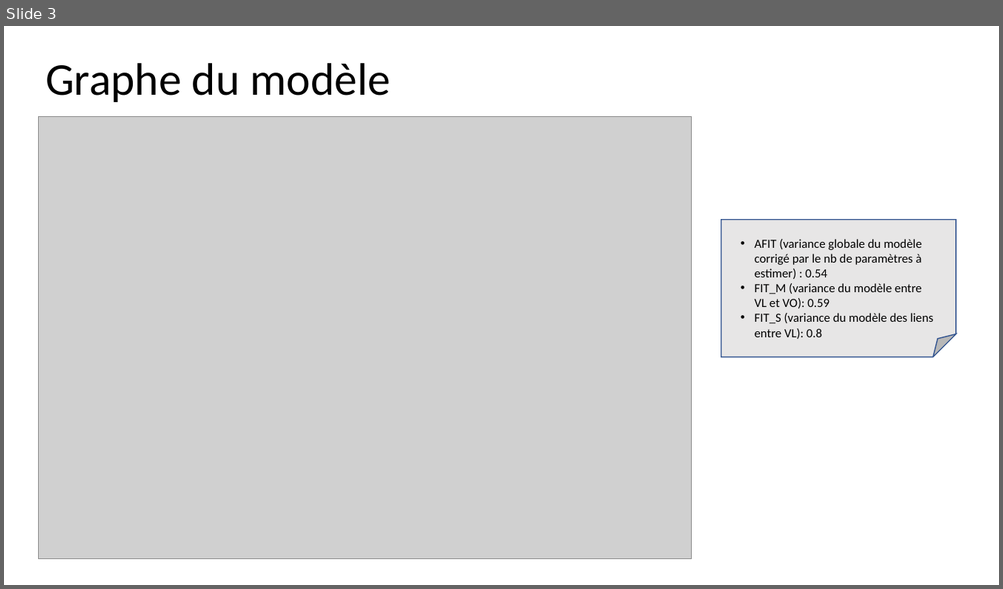
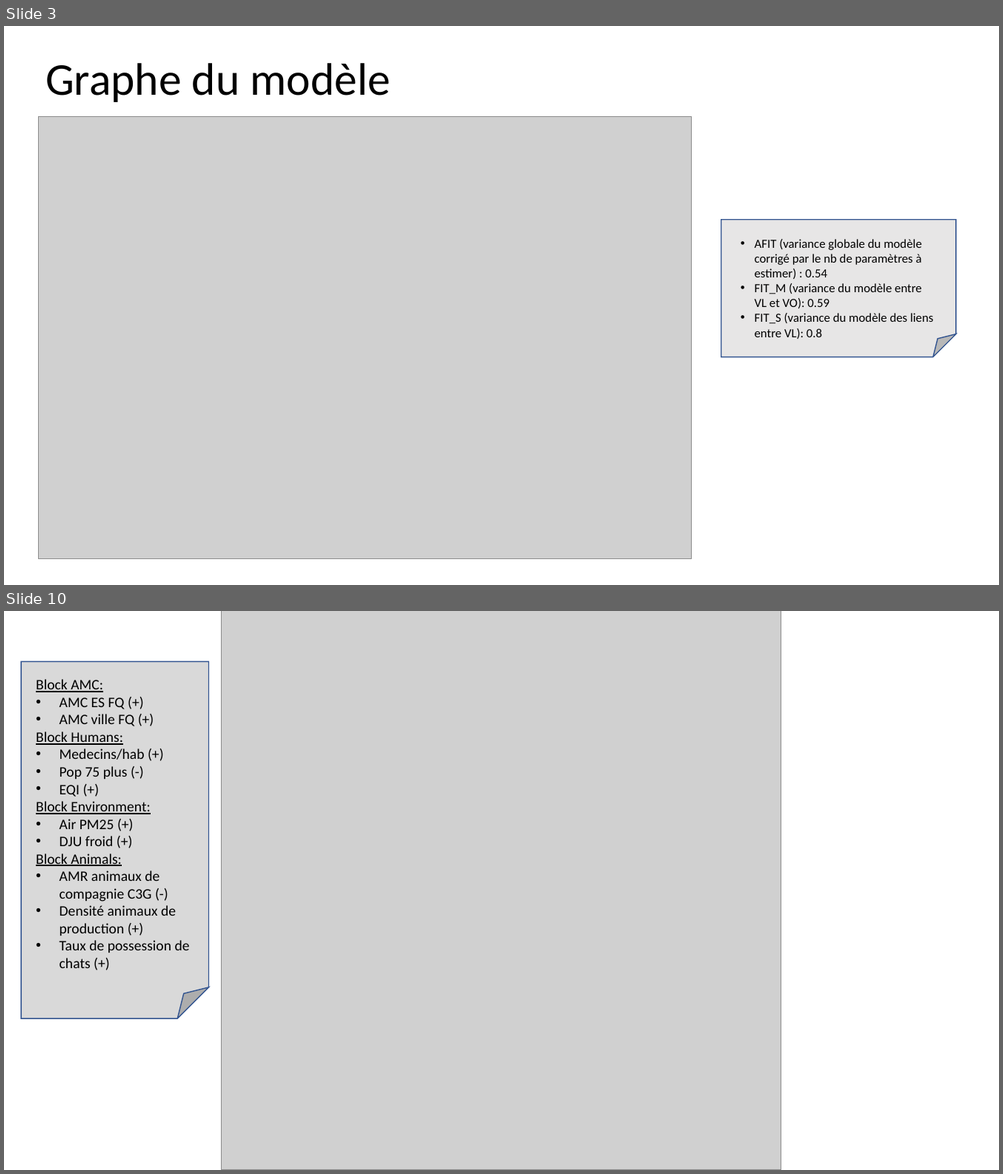
Before and after one commit to GMarTT/functional_study, a slide deck: présentation powerpoint/Présentation des résultats Claire.pptx. Shown one above the other, each under a label of ours: slide 3 before the commit, slides 3 and 10 after it; the slides between them are not shown. The pictures are 1003x589 and 1003x1174 pixels, drawn with LibreOffice and Linux fonts; fonts in the diff are those of the drawing; grey boxes stand for pictures. Boxes give left, top, right and bottom in pixels: in the first picture for what was removed or moved away, otherwise in the second. Text is boxed around its words. In the diff, an @@ line names an element or a change of style, - is before the commit and + after.

```diff
--- a/présentation powerpoint/Présentation des résultats Claire.pptx
+++ b/présentation powerpoint/Présentation des résultats Claire.pptx
@@ slide 10 added at (x1=4, y1=611, x2=999, y2=1170), background #FFFFFF @@
@@ picture added at (x1=222, y1=611, x2=782, y2=1170) @@
@@ folded corner added at (x1=21, y1=662, x2=208, y2=1019), fill #D9D9D9, outline #325491 1 pt @@
@@ text added at (x1=36, y1=679, x2=190, y2=968), 14 pt, text #000000 @@
+Block AMC:
+• AMC ES FQ (+)
+• AMC ville FQ (+)
+Block Humans:
+• Medecins/hab (+)
+• Pop 75 plus (-)
+• EQI (+)
+Block Environment:
+• Air PM25 (+)
+• DJU froid (+)
+Block Animals:
+• AMR animaux de compagnie C3G (-)
+• Densité animaux de production (+)
+• Taux de possession de chats (+)
```
Also in this commit, not shown: 15 other slides added, 1 slide removed, 1 other file.
